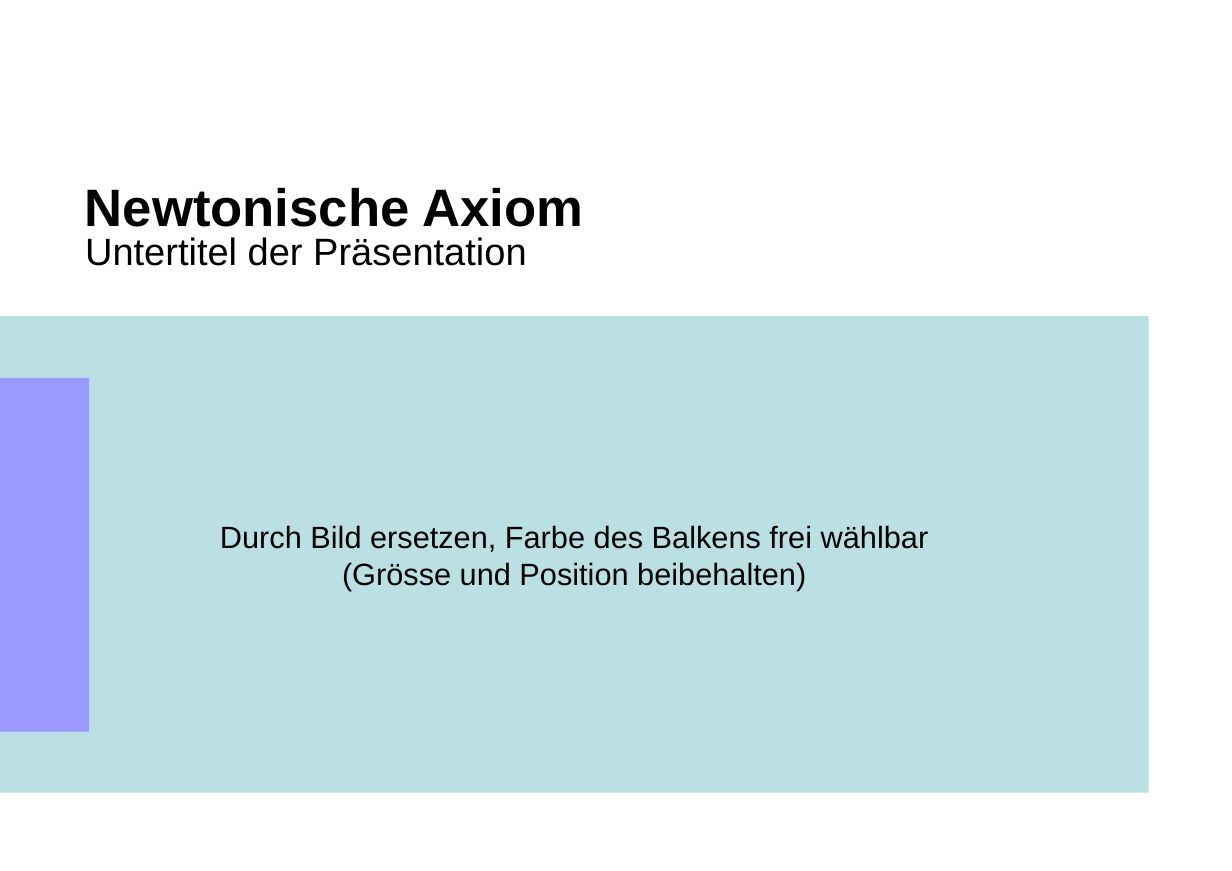
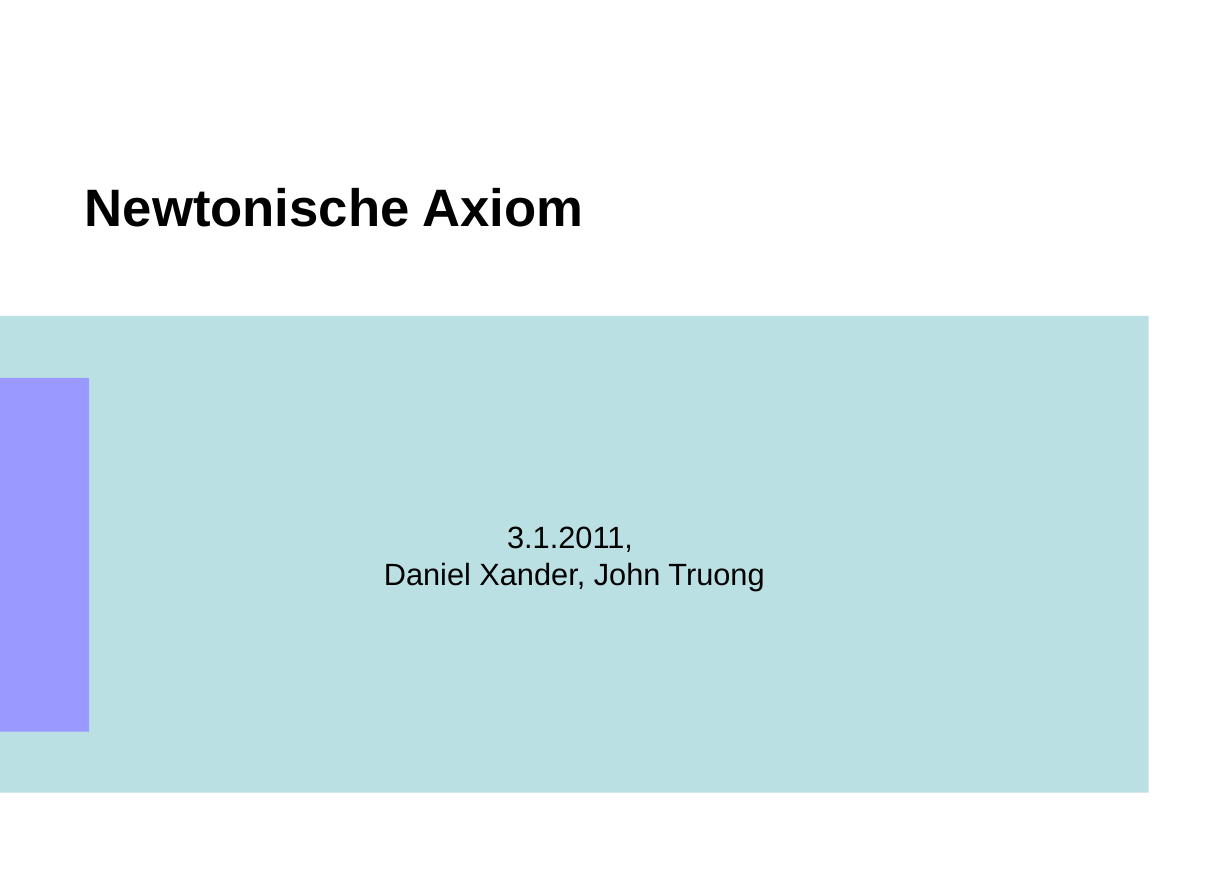
Before and after one commit to yuai/newtonscheaxiom, a slide deck: slide 1 of wiki/truong_xander.pptx. Drawn at 1232x871 pixels with LibreOffice and Linux fonts; fonts in the diff are those of the drawing; background and template pictures are left out. Boxes give left, top, right and bottom in pixels: in the first picture for what was removed or moved away, otherwise in the second. Text is boxed around its words. In the diff, an @@ line names an element or a change of style, - is before the commit and + after.

```diff
--- a/wiki/truong_xander.pptx
+++ b/wiki/truong_xander.pptx
@@ subtitle removed at bbox=[85, 237, 526, 266] @@
-Untertitel der Präsentation
@@ text in rectangle at bbox=[384, 526, 764, 590]: text changed @@
-Durch Bild ersetzen, Farbe des Balkens frei wählbar
-(Grösse und Position beibehalten)
+3.1.2011,
+Daniel Xander, John Truong
```
Also in this commit, not shown: 10 other slides changed.
